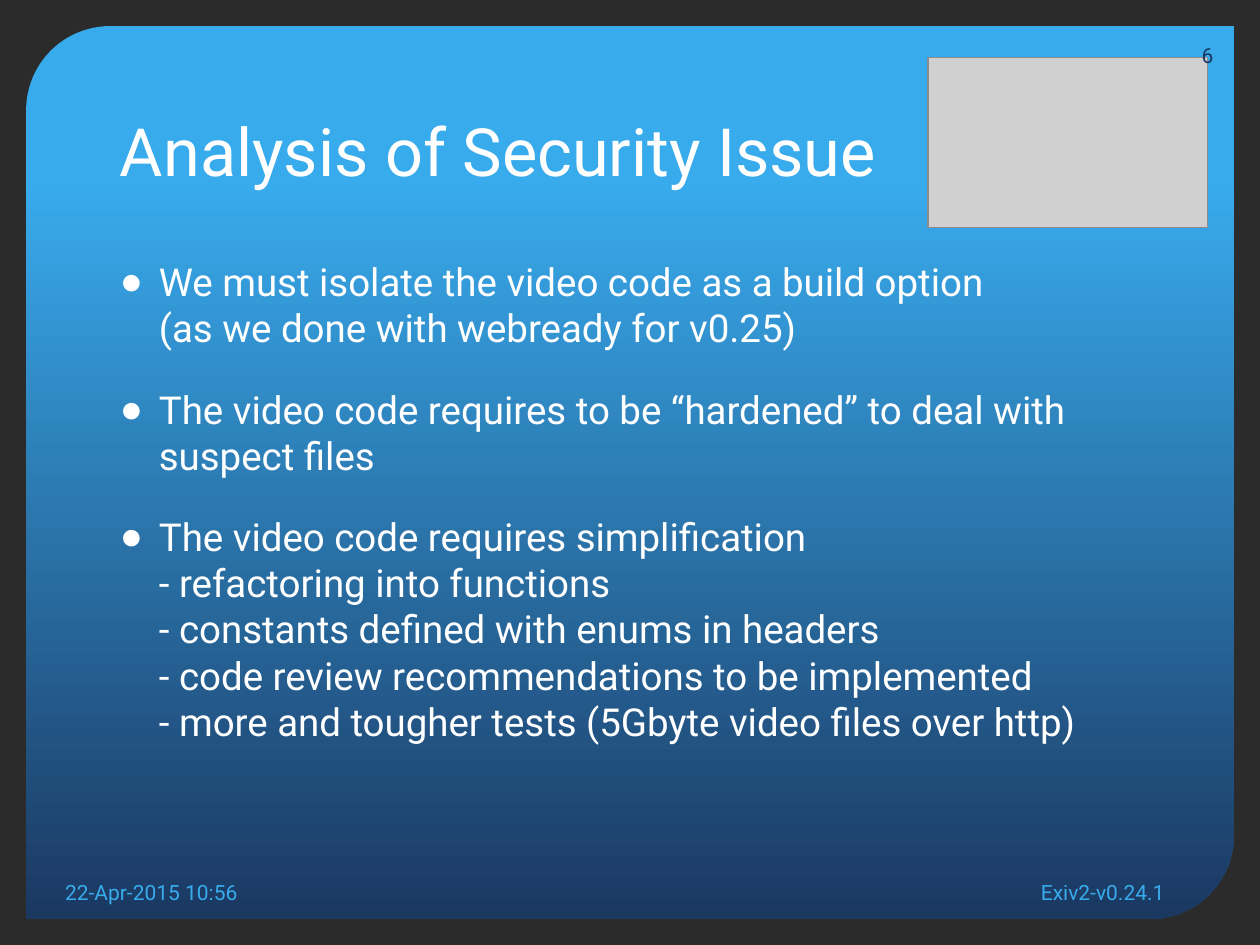
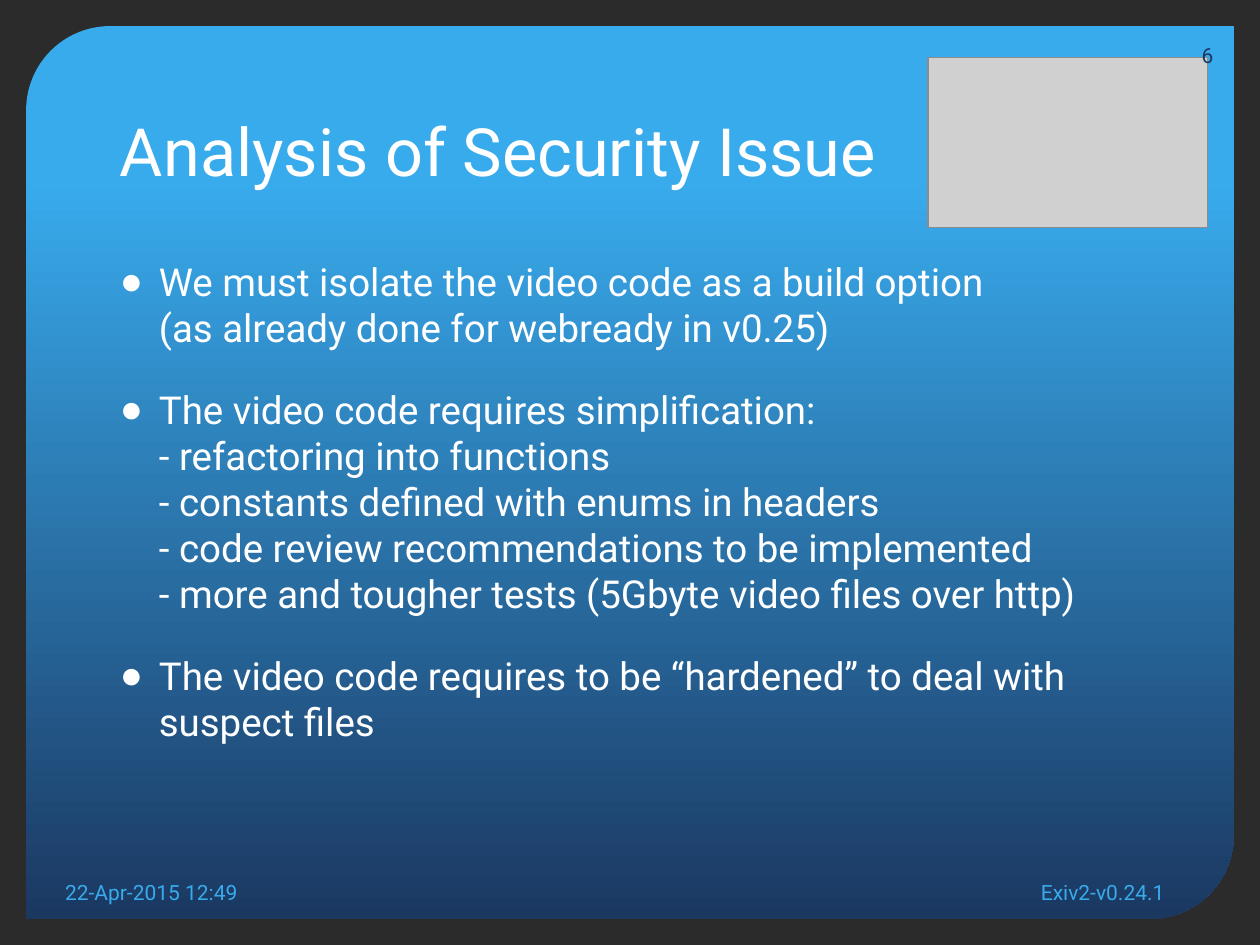
Before and after one commit to nehaljwani/team.exiv2.org, a slide deck: slide 6 of meetings/Exiv2-v0.24.1.pptx. Drawn at 1260x945 pixels with LibreOffice and Linux fonts; fonts in the diff are those of the drawing; grey boxes stand for pictures; background and template pictures are left out; a plain dark background stands for a picture behind light text. Boxes give left, top, right and bottom in pixels: in the first picture for what was removed or moved away, otherwise in the second. Text is boxed around its words. In the diff, an @@ line names an element or a change of style, - is before the commit and + after.

```diff
--- a/meetings/Exiv2-v0.24.1.pptx
+++ b/meetings/Exiv2-v0.24.1.pptx
@@ text at box(159, 267, 1075, 617): text changed @@
-● We must isolate the video code as a build option
-  (as we done with webready for v0.25)
+● We must isolate the video code as a build option
+  (as already done for webready in v0.25)
+● The video code requires simplification:
+  - refactoring into functions
+  - constants defined with enums in headers
+  - code review recommendations to be implemented
+  - more and tougher tests (5Gbyte video files over http)
@@ text at box(159, 521, 1075, 745): paragraph removed @@
-● The video code requires simplification
-  - refactoring into functions
-  - constants defined with enums in headers
-  - code review recommendations to be implemented
-  - more and tougher tests (5Gbyte video files over http)
@@ text at box(65, 885, 237, 904): text changed @@
-22-Apr-2015 10:56
+22-Apr-2015 12:49
```
Also in this commit, not shown: 9 other slides changed, 1 other file.
